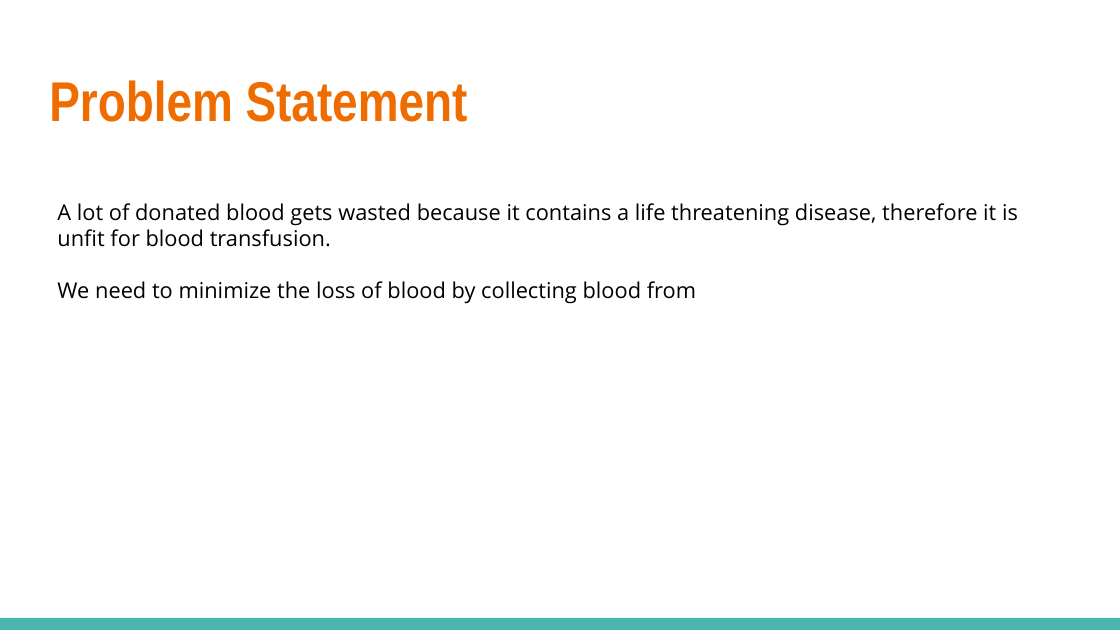
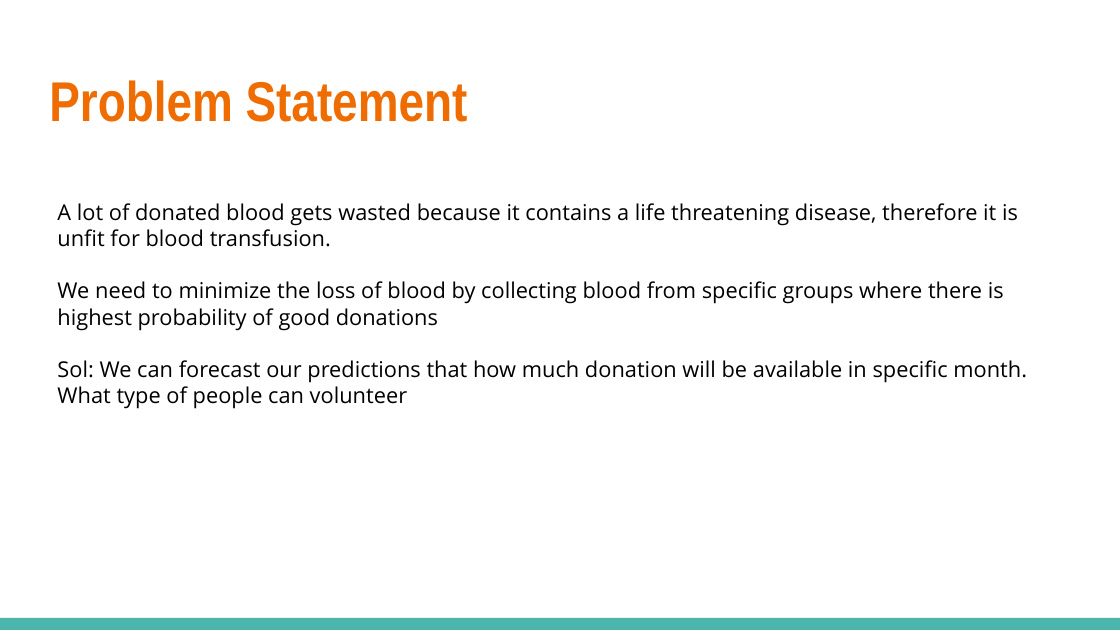
Before and after one commit to aaqibqadeer/Blood-Group-Forecasting, a slide deck: slide 2 of Pitch.pptx. Drawn at 1120x630 pixels with LibreOffice and Linux fonts; fonts in the diff are those of the drawing. Boxes give left, top, right and bottom in pixels: in the first picture for what was removed or moved away, otherwise in the second. Text is boxed around its words. In the diff, an @@ line names an element or a change of style, - is before the commit and + after.

```diff
--- a/Pitch.pptx
+++ b/Pitch.pptx
@@ text at [57, 281, 1027, 409]: text changed @@
-We need to minimize the loss of blood by collecting blood from
+We need to minimize the loss of blood by collecting blood from specific groups where there is highest probability of good donations
+Sol: We can forecast our predictions that how much donation will be available in specific month. What type of people can volunteer
```
